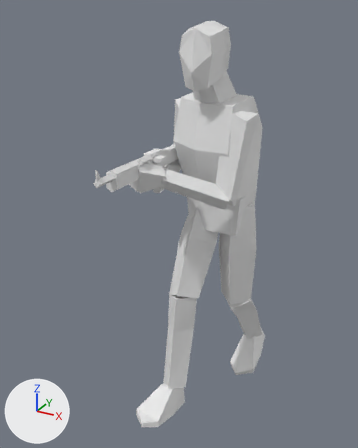
Two versions of the Blender file Assets/Blends/Char_Human_Base.blend, one commit apart.
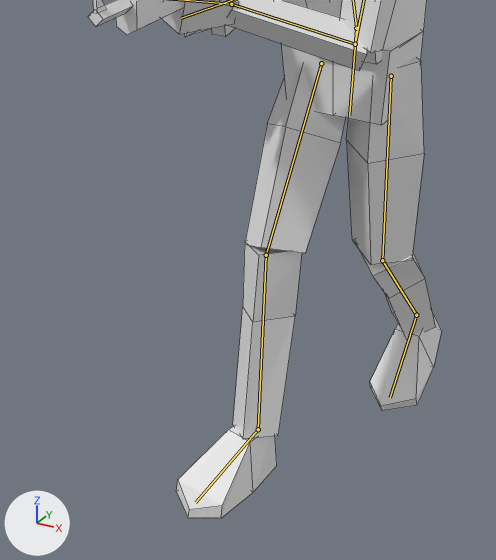
Each version appears first whole from a 50 mm camera at (0.849, -1.983, 1.818) aimed at (-0.136, -0.192, 0.923), and next in a close-up on the part from 14% to 81% of the width and 39% to 100% of the height. Arrows for +X, +Y and +Z are at lower left; the lights stay in place. Both versions are drawn at frame 4 of the action 'Human_Walk'; the numbers are the values there. The bones that bend it are drawn over the model as lines in the close-ups. The close-ups show mesh edges as thin lines.

The first close-up shows 'Char_Human_Base', 'Weapon_Standin'.
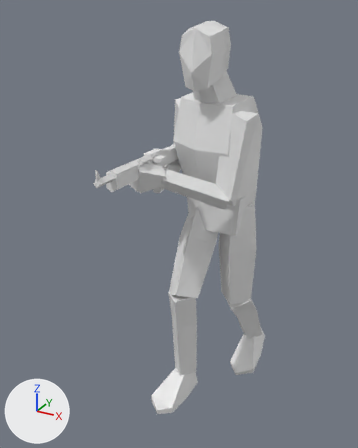
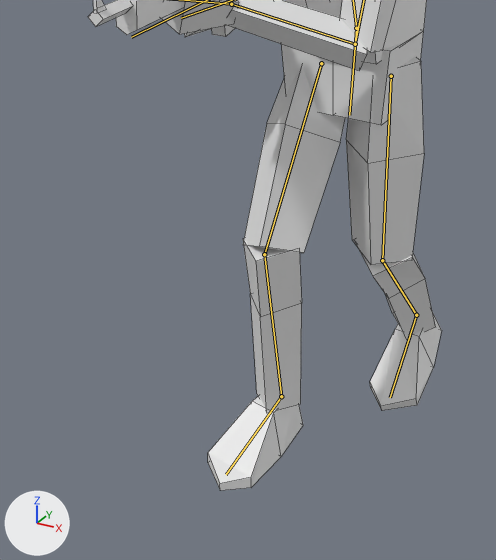
Location of each change, [x1, y1, x2, y2] in pixels of the close-ups (496 x 560 px):
'Char_Human_Base', posed
    before: [161, 0, 442, 518]
    after: [161, 0, 442, 490]

The edits, one by one:
Bone 'Foot CTRL R' (bone_foot_ctrl_r) moves from (-0.115, 0.284, 0.13) to (-0.116, 0.17, 0.099).
Bone 'Foot CTRL R' (bone_foot_ctrl_r) turns from (9, 5, -8) to (-1, 4, -9) degrees about its own x, y and z.
